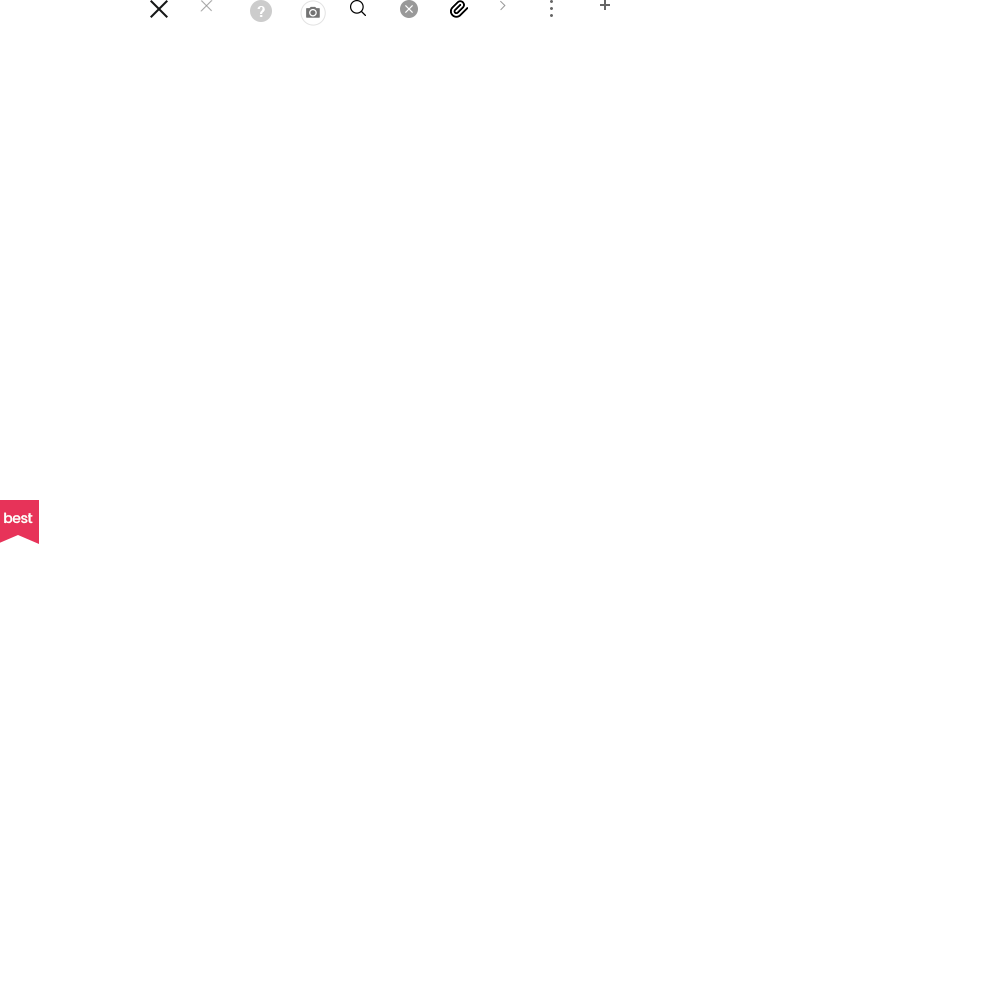
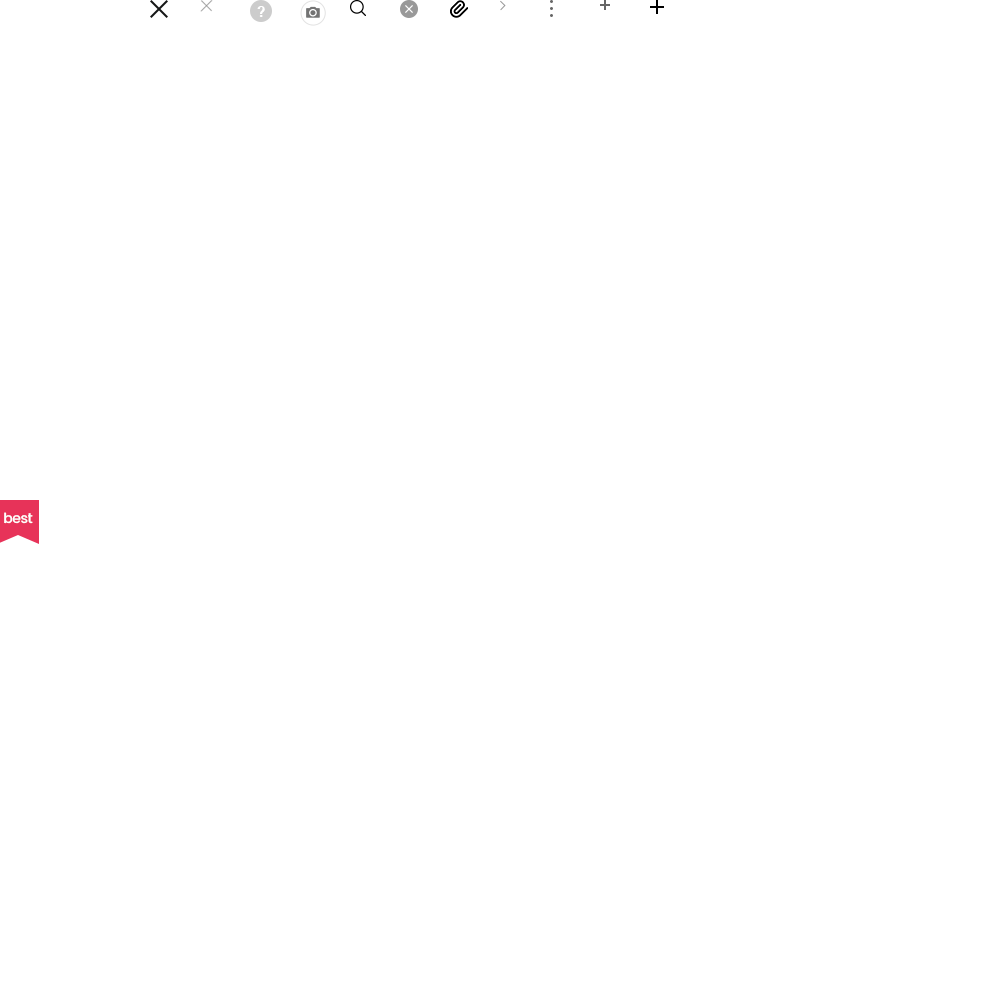
The second 1000×1000 image is a revision of the first. Changes to its layers:
added layer "레이어 16" above "Big" over [650, 0, 664, 14]
